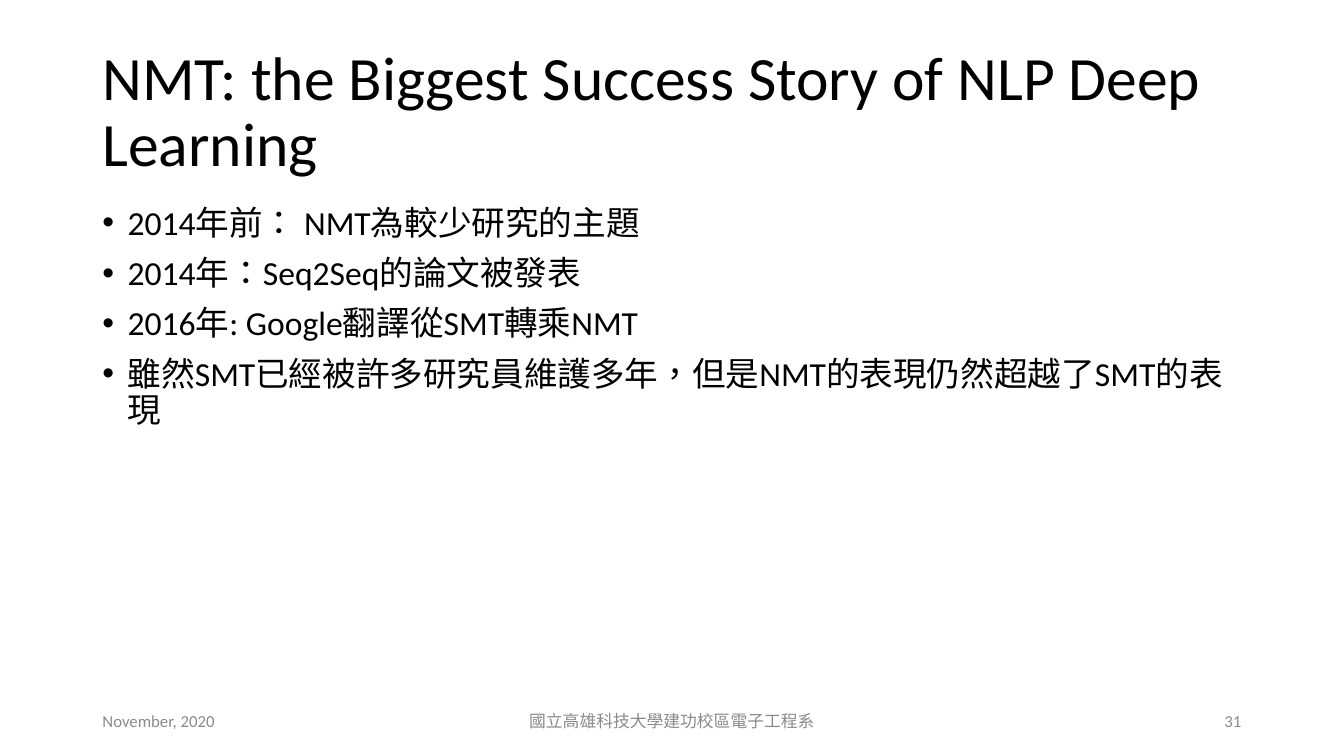
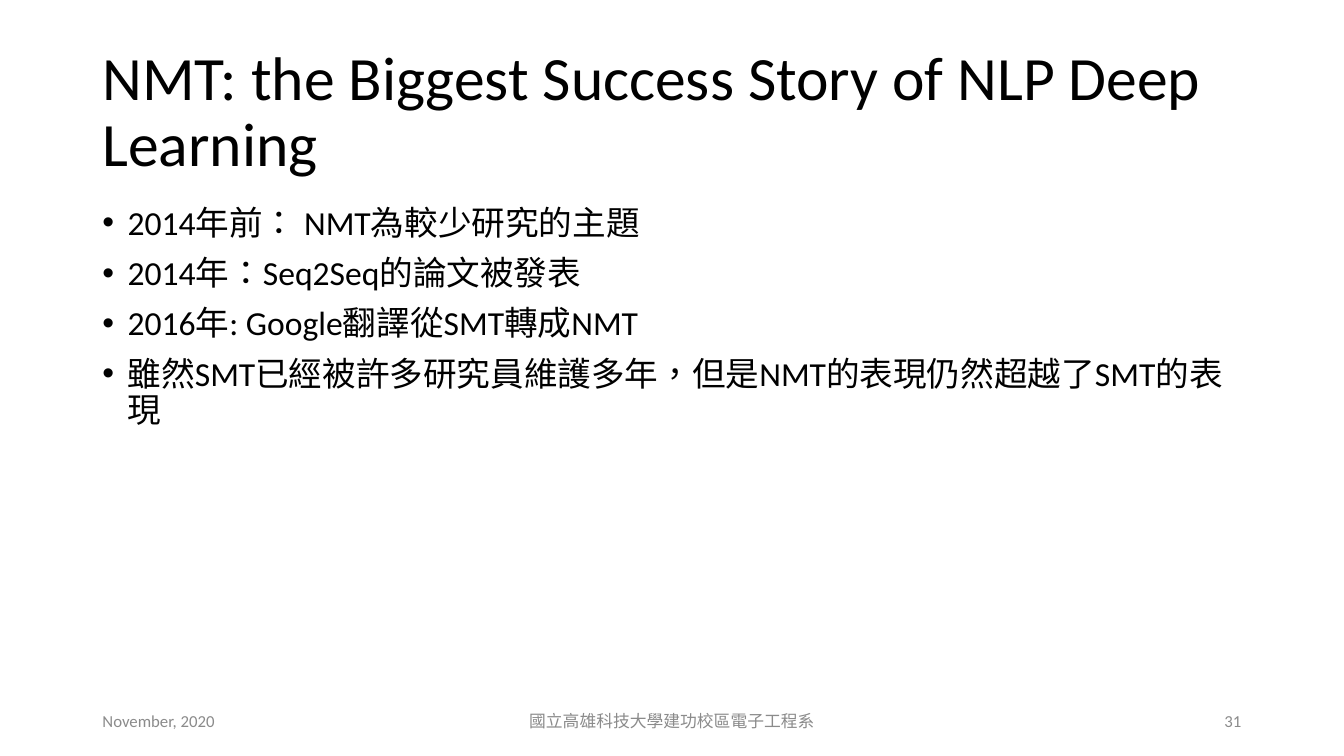
Before and after one commit to chiayisu/Natural-Language-Processing, a slide deck: slide 31 of Slides/PPT/Lecture5.pptx. Drawn at 1344x756 pixels with LibreOffice and Linux fonts; fonts in the diff are those of the drawing. Boxes give left, top, right and bottom in pixels: in the first picture for what was removed or moved away, otherwise in the second. Text is boxed around its words. In the diff, an @@ line names an element or a change of style, - is before the commit and + after.

Commit message:
Update Lecture5 Slides

```diff
--- a/Slides/PPT/Lecture5.pptx
+++ b/Slides/PPT/Lecture5.pptx
@@ text at [128,308,638,341]: text changed @@
-• 2016年: Google翻譯從SMT轉乘NMT
+• 2016年: Google翻譯從SMT轉成NMT
```
Also in this commit, not shown: 1 other slide changed, 1 other file.
